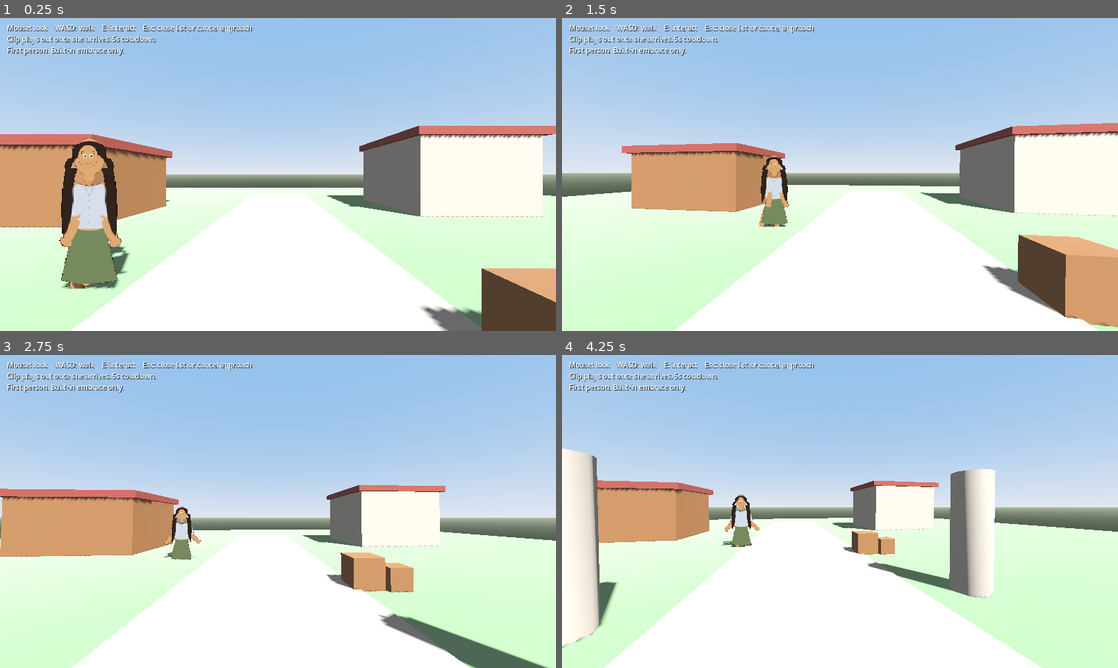
Above: before the commit, frames 1-4 (two rows, left to right).
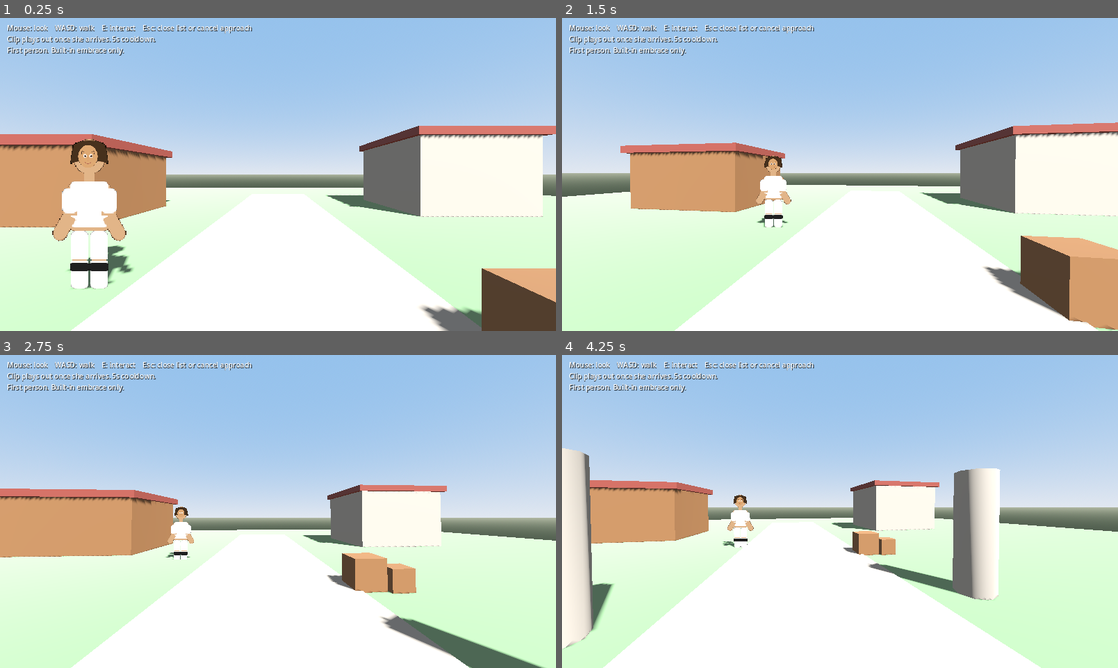
Above: after the commit, the same moments.

Repository: Fred4R/paperdoll-25d
Game: Godot game, scene res://scenes/main.tscn
Same seed, same stepped clock (60 frames per second), same inputs: the game is played once before the commit and once after it.
Inputs (mouse positions are in pixels of both pictures, inside the frame that each line leads up to):
- Up to frame 1 (0.25 s): no input
- Up to frame 2 (1.5 s): tap Enter at 0.5 s; move the mouse to (867, 174) at 0.52 s; hold W (move_forward) from 0.53 s (still down); tap 1 (cycle_hair) at 0.6 s; move the mouse to (812, 174) at 1.27 s; tap 3 (cycle_pants) at 1.35 s
- Up to frame 3 (2.75 s): keep holding W (move_forward); move the mouse to (289, 505) at 2.02 s; tap 2 (cycle_shirt) at 2.1 s
- Up to frame 4 (4.25 s): keep holding W (move_forward); move the mouse to (834, 517) at 2.77 s; tap E (interact) at 2.85 s; move the mouse to (878, 514) at 3.52 s; tap 1 (cycle_hair) at 3.6 s

The runs differ from the first frame. In frame 1, 3.8% of the frame differs, in the area x 9-24%, y 38-87%; in frame 2, 1.8%; in frame 3, 1.7%; in frame 4, 4.0%, in the area x 0-93%, y 29-100%.
Error after the commit: Parse Error: Identifier "locked" not declared in the current scope. (res://scripts/paperdoll.gd:185)

Commit message:
Add her left profile and a crown hair swing.
The hold stays on the front set. Approach distances are unchanged.

Diff:
--- /dev/null
+++ b/assets/paperdoll/front/arm_f_side.svg
@@ -0,0 +1,5 @@
+<svg xmlns="http://www.w3.org/2000/svg" width="22" height="70" viewBox="0 0 22 70">
+  <rect x="6" y="0" width="10" height="36" rx="5" fill="#c4865a"/>
+  <rect x="6" y="34" width="10" height="28" rx="5" fill="#c4865a"/>
+  <ellipse cx="11" cy="64" rx="6" ry="4" fill="#c4865a"/>
+</svg>
--- /dev/null
+++ b/assets/paperdoll/front/body_f_side.svg
@@ -0,0 +1,5 @@
+<svg xmlns="http://www.w3.org/2000/svg" width="128" height="192" viewBox="0 0 128 192">
+  <ellipse cx="58" cy="28" rx="16" ry="20" fill="#c4865a"/>
+  <rect x="54" y="46" width="12" height="10" rx="3" fill="#c4865a"/>
+  <path d="M48 56 Q62 66 74 58 L86 80 Q84 112 70 118 L46 116 Q38 100 42 76 Z" fill="#c4865a"/>
+</svg>
--- /dev/null
+++ b/assets/paperdoll/front/face_f_side_hero.svg
@@ -0,0 +1,7 @@
+<svg xmlns="http://www.w3.org/2000/svg" width="256" height="256" viewBox="0 0 256 256">
+  <ellipse cx="118" cy="132" rx="70" ry="86" fill="#c4865a"/>
+  <path d="M70 150 Q48 120 78 108" fill="none" stroke="#a86b48" stroke-width="4" stroke-linecap="round"/>
+  <ellipse cx="96" cy="124" rx="12" ry="14" fill="#f4e2d2"/>
+  <ellipse cx="94" cy="126" rx="6" ry="7" fill="#3a2a22"/>
+  <path d="M78 168 Q96 176 112 166" fill="none" stroke="#8d4e42" stroke-width="4" stroke-linecap="round"/>
+</svg>
--- /dev/null
+++ b/assets/paperdoll/front/hair_f_side.svg
@@ -0,0 +1,4 @@
+<svg xmlns="http://www.w3.org/2000/svg" width="128" height="192" viewBox="0 0 128 192">
+  <path d="M52 18 Q70 8 78 28 Q84 24 80 40 L70 36 Q66 18 54 24 Z" fill="#2a211c"/>
+  <path d="M74 34 Q96 70 90 120 Q78 112 76 70 Q74 48 68 36 Z" fill="#2a211c"/>
+</svg>
--- /dev/null
+++ b/assets/paperdoll/front/leg_f_side.svg
@@ -0,0 +1,4 @@
+<svg xmlns="http://www.w3.org/2000/svg" width="18" height="72" viewBox="0 0 18 72">
+  <rect x="4" y="0" width="10" height="36" rx="5" fill="#c4865a"/>
+  <rect x="4" y="34" width="10" height="36" rx="5" fill="#c4865a"/>
+</svg>
--- /dev/null
+++ b/assets/paperdoll/front/shirt_f_side.svg
@@ -0,0 +1,3 @@
+<svg xmlns="http://www.w3.org/2000/svg" width="128" height="192" viewBox="0 0 128 192">
+  <path d="M50 58 Q64 66 78 58 L86 78 Q84 106 72 112 L48 110 Q40 100 44 74 Z" fill="#b7c4d4"/>
+</svg>
--- /dev/null
+++ b/assets/paperdoll/front/shoe_f_side.svg
@@ -0,0 +1,3 @@
+<svg xmlns="http://www.w3.org/2000/svg" width="22" height="10" viewBox="0 0 22 10">
+  <ellipse cx="10" cy="5" rx="10" ry="4" fill="#5c4636"/>
+</svg>
--- /dev/null
+++ b/assets/paperdoll/front/skirt_f_side.svg
@@ -0,0 +1,3 @@
+<svg xmlns="http://www.w3.org/2000/svg" width="128" height="192" viewBox="0 0 128 192">
+  <path d="M46 108 Q64 116 80 108 L92 168 Q64 176 36 168 Z" fill="#5d6b4a"/>
+</svg>
--- /dev/null
+++ b/assets/paperdoll/front/sleeve_f_side.svg
@@ -0,0 +1,3 @@
+<svg xmlns="http://www.w3.org/2000/svg" width="20" height="34" viewBox="0 0 20 34">
+  <rect x="4" y="0" width="12" height="32" rx="6" fill="#b7c4d4"/>
+</svg>
--- a/scripts/character_3d.gd
+++ b/scripts/character_3d.gd
@@ -143,13 +143,20 @@
 	velocity.z = input_dir.z * move_speed
 	move_and_slide()
 
-	if not is_player and _mode != Mode.CLIP and input_dir.length_squared() > 0.002:
+	if not is_player and _mode != Mode.CLIP:
 		var cam := get_viewport().get_camera_3d()
 		if cam:
 			var to_cam := cam.global_position - global_position
 			to_cam.y = 0.0
-			var side := input_dir.cross(Vector3.UP).dot(to_cam)
-			sprite.flip_h = side < 0.0
+			if input_dir.length_squared() > 0.002:
+				var side := input_dir.cross(Vector3.UP).dot(to_cam)
+				sprite.flip_h = side < 0.0
+			if paperdoll and paperdoll.has_method("set_side_view") and to_cam.length_squared() > 0.01:
+				var forward := -global_transform.basis.z
+				forward.y = 0.0
+				if forward.length_squared() > 0.0001:
+					var facing := absf(forward.normalized().dot(to_cam.normalized()))
+					paperdoll.set_side_view(facing < 0.5)
 
 	_bob(delta, input_dir.length() > 0.05 and _mode != Mode.CLIP)
 	if paperdoll and paperdoll.has_method("drive") and _mode != Mode.CLIP:
--- a/scripts/paperdoll.gd
+++ b/scripts/paperdoll.gd
@@ -71,6 +71,8 @@
 var pants_i := 0
 var _phase := 0.0
 var _clip_locked := false
+var _side := false
+var hair_pivot: Node2D
 
 const PIVOT_NODES := {
 	"arm_l": "ArmL",
@@ -84,6 +86,14 @@
 }
 
 func _ready() -> void:
+	hair_pivot = Node2D.new()
+	hair_pivot.name = "HairPivot"
+	hair_pivot.position = Vector2(64, 20)
+	add_child(hair_pivot)
+	if hair:
+		var kept := hair.position
+		hair.reparent(hair_pivot)
+		hair.position = kept - hair_pivot.position
 	_apply()
 
 func set_look(p_hair: int, p_shirt: int, p_pants: int, p_female: bool) -> void:
@@ -122,6 +132,7 @@
 		_swing(knee_r, lerpf(knee_r.rotation, KNEE_HEEL, blend))
 		_swing(elbow_l, lerpf(elbow_l.rotation, ELBOW_REST, blend))
 		_swing(elbow_r, lerpf(elbow_r.rotation, -ELBOW_REST, blend))
+		_swing_hair(0.0, blend)
 		return
 	var left_phase := _phase
 	var right_phase := fposmod(_phase + 0.5, 1.0)
@@ -136,6 +147,7 @@
 	_swing(knee_r, _knee_flex(right_phase))
 	_swing(elbow_l, _elbow_flex(right_phase))
 	_swing(elbow_r, -_elbow_flex(left_phase))
+	_swing_hair(sin(_phase * TAU) * 0.12, blend)
 
 func _leg_angle(phase: float) -> float:
 	if phase < STANCE:
@@ -159,7 +171,17 @@
 		lift = sin((phase - STANCE) / (1.0 - STANCE) * PI)
 	return ELBOW_REST + 0.22 * lift
 
-func set_clip_locked(locked: bool) -> void:
+func set_side_view(side: bool) -> void:
+	if _clip_locked:
+		side = false
+	if side == _side:
+		return
+	_side = side
+	_apply()
+
+func _swing_hair(angle: float, blend: float) -> void:
+	if hair_pivot:
+		hair_pivot.rotation = lerpf(hair_pivot.rotation, angle, blend)
 	_clip_locked = locked
 	if not locked and female:
 		_set_hero_face(true)
@@ -186,26 +208,27 @@
 	return LOWER_FEMALE if female else LOWER_MALE
 
 func _apply() -> void:
-	var arm_tex: Texture2D = load(ARM_FEMALE if female else ARM_MALE)
-	var leg_tex: Texture2D = load(LEG_FEMALE if female else LEG_MALE)
+	var use_side := female and _side
+	var arm_tex: Texture2D = load("res://assets/paperdoll/front/arm_f_side.svg" if use_side else (ARM_FEMALE if female else ARM_MALE))
+	var leg_tex: Texture2D = load("res://assets/paperdoll/front/leg_f_side.svg" if use_side else (LEG_FEMALE if female else LEG_MALE))
 	var pant_tex: Texture2D = load("res://assets/paperdoll/pant_leg.svg")
 	if body:
-		body.texture = load(BODY_FEMALE if female else BODY_MALE)
+		body.texture = load("res://assets/paperdoll/front/body_f_side.svg" if use_side else (BODY_FEMALE if female else BODY_MALE))
 	if hair:
-		hair.texture = load(_hairs()[hair_i])
+		hair.texture = load("res://assets/paperdoll/front/hair_f_side.svg" if use_side else _hairs()[hair_i])
 	if eyes:
 		eyes.visible = false
 	_set_hero_face(true)
 	if shirt:
-		shirt.texture = load(SHIRT_FRONT_F if female else SHIRT_FRONT_M)
+		shirt.texture = load("res://assets/paperdoll/front/shirt_f_side.svg" if use_side else (SHIRT_FRONT_F if female else SHIRT_FRONT_M))
 		shirt.modulate = Color.WHITE
 	if skirt:
 		skirt.visible = female
 		if female:
-			skirt.texture = load(SKIRT_FRONT_F)
+			skirt.texture = load("res://assets/paperdoll/front/skirt_f_side.svg" if use_side else SKIRT_FRONT_F)
 			skirt.modulate = Color.WHITE
-	var shoe_tex: Texture2D = load(SHOE_FRONT_F if female else SHOE_FRONT_M)
-	var sleeve_tex: Texture2D = load(SLEEVE_FRONT_F if female else SLEEVE_FRONT_M)
+	var shoe_tex: Texture2D = load("res://assets/paperdoll/front/shoe_f_side.svg" if use_side else (SHOE_FRONT_F if female else SHOE_FRONT_M))
+	var sleeve_tex: Texture2D = load("res://assets/paperdoll/front/sleeve_f_side.svg" if use_side else (SLEEVE_FRONT_F if female else SLEEVE_FRONT_M))
 	for pivot in [leg_l, leg_r]:
 		if pivot == null:
 			continue
@@ -248,6 +271,9 @@
 	var face := get_node_or_null("../../FaceViewport/Face") as Sprite2D
 	if face == null:
 		return
+	if female and _side:
+		face.texture = load("res://assets/paperdoll/front/face_f_side_hero.svg")
+		return
 	if female:
 		face.texture = load("res://assets/paperdoll/front/face_f_hero.svg" if smile else "res://assets/paperdoll/front/face_f_calm_hero.svg")
 	else:
Not shown, changed: SLICE.md
